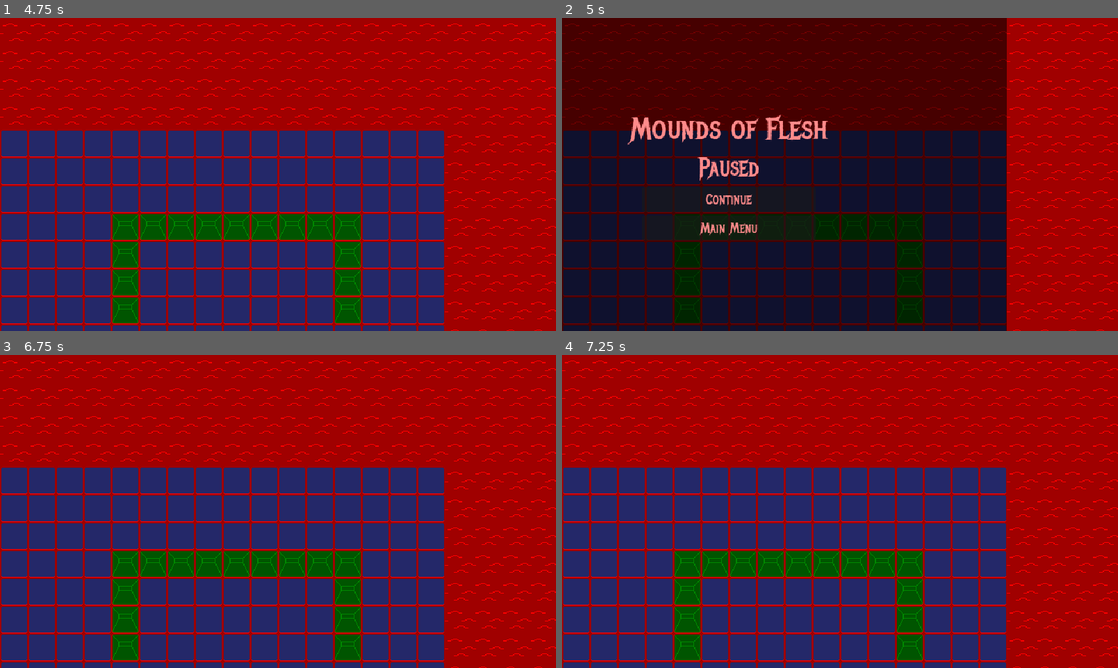
Above: before the commit, frames 1-4 (two rows, left to right).
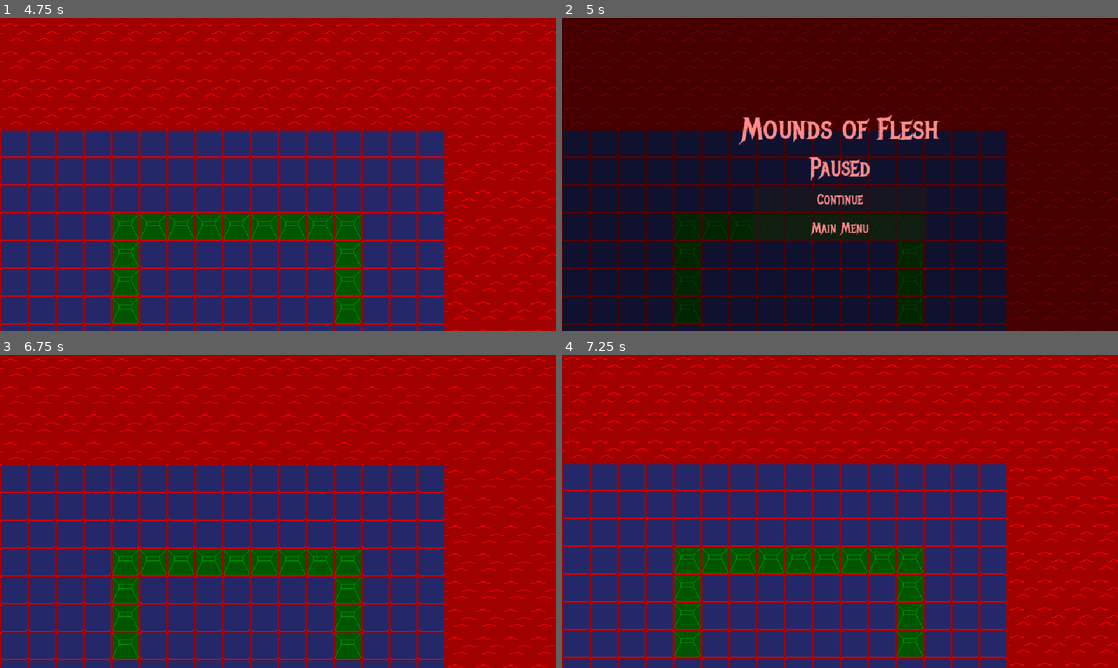
Above: after the commit, the same moments.

Repository: Burger-Bois/LD54-Godot-Team
Game: Godot game, scene res://scenes/main.tscn
Same seed, same stepped clock (60 frames per second), same inputs: the game is played once before the commit and once after it.
Inputs (mouse positions are in pixels of both pictures, inside the frame that each line leads up to):
- Up to frame 1 (4.75 s): click "Start" at 0.5 s; tap Enter (ui_accept) at 1.25, 1.52, 2.27, 3.5, 3.77, 4.25, 4.52 s; move the mouse to (400, 158) at 1.27 s; hold D (right) 1.28-2.03 s; move the mouse to (166, 190) at 2.02 s; hold S (down) 2.03-2.78 s; move the mouse to (333, 105) at 2.77 s; hold D (right) 2.78-3.53 s; move the mouse to (250, 237) at 3.52 s; hold W (up) 3.53-4.28 s; move the mouse to (444, 221) at 4.27 s; hold A (left) from 4.28 s (still down)
- Up to frame 2 (5 s): keep holding A (left); tap Escape (pause) at 4.9 s
- Up to frame 3 (6.75 s): release A (left) at 5 s; click "Continue" at 5 s; tap Enter (ui_accept) at 5.75, 6.02, 6.5 s; move the mouse to (111, 464) at 5.77 s; hold A (left) 5.78-6.53 s; move the mouse to (305, 511) at 6.52 s; hold S (down) from 6.53 s (still down)
- Up to frame 4 (7.25 s): keep holding S (down)

Frame 1 is identical in both runs. In frame 2, 24% of the frame differs, in the area x 11-100%, y 0-100%; in frame 3, 12%; in frame 4, 14%.

Commit message:
move ui to it's own canvas layer

Diff:
--- a/scenes/main.tscn
+++ b/scenes/main.tscn
@@ -6,10 +6,14 @@
 [ext_resource type="PackedScene" uid="uid://coqgvdkqrbi4x" path="res://scenes/level.tscn" id="4_hn5l2"]
 [ext_resource type="PackedScene" uid="uid://cqid43pim76qe" path="res://scenes/ui/pause_menu.tscn" id="5_07pgh"]
 
-[node name="Main" type="Node"]
+[node name="Main" type="Node" node_paths=PackedStringArray("level_canvas_layer", "ui_canvas_layer")]
 process_mode = 3
 script = ExtResource("1_mic1g")
 main_menu_scene = ExtResource("2_akvxq")
 credits_scene = ExtResource("3_0k64c")
 level_scene = ExtResource("4_hn5l2")
 pause_scene = ExtResource("5_07pgh")
+level_canvas_layer = NodePath("")
+ui_canvas_layer = NodePath("UI")
+
+[node name="UI" type="CanvasLayer" parent="."]
--- a/scripts/main.gd
+++ b/scripts/main.gd
@@ -13,6 +13,12 @@
 
 @export
 var pause_scene: PackedScene
+
+@export
+var level_canvas_layer: CanvasLayer
+
+@export
+var ui_canvas_layer: CanvasLayer
 
 var _main_menu: MainMenu
 var _credits: Credits
@@ -42,7 +48,7 @@
 	main_menu.credits_button_pressed.connect(load_credits)
 
 	_main_menu = main_menu
-	add_child(_main_menu)
+	ui_canvas_layer.add_child(_main_menu)
 
 	_playing = false
 
@@ -54,7 +60,7 @@
 	credits.back_button_pressed.connect(load_main_menu)
 
 	_credits = credits
-	add_child(_credits)
+	ui_canvas_layer.add_child(_credits)
 
 	_playing = false
 
@@ -71,7 +77,7 @@
 	pause_menu.hide()
 
 	_pause_menu = pause_menu
-	add_child(pause_menu)
+	ui_canvas_layer.add_child(pause_menu)
 
 	_playing = true
 
